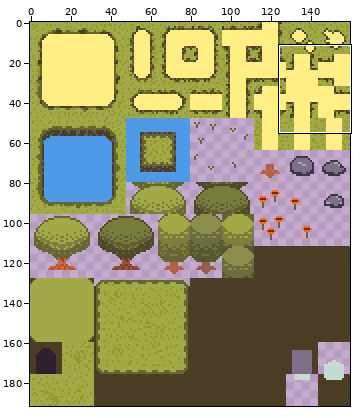
Two versions of one sprite sheet, Assets/Act1/TileMaps/ForestTileSetAct1.png. Above: a wide view before the commit, with the close-up outlined.
Close-up. Earlier state:
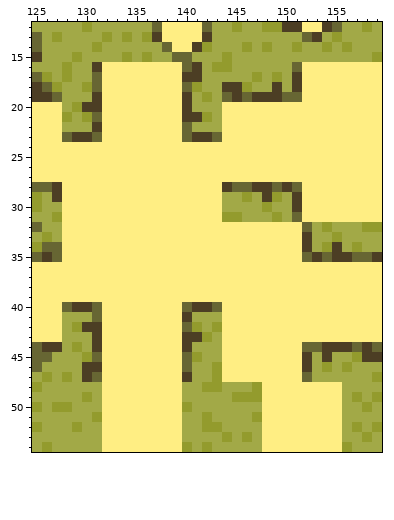
The file is 160x192 pixels. Shown: x 125..159, y 12..54.
New version:
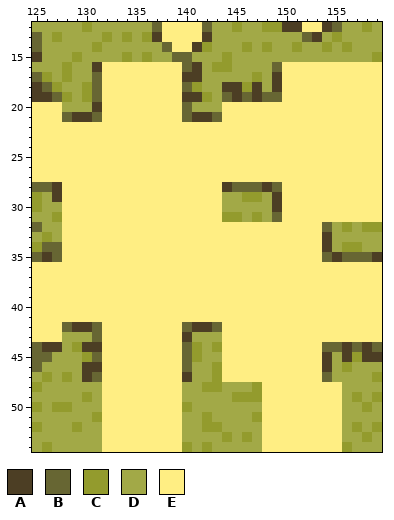
Palette (. is transparent): A #4c3e24  B #676633  C #939b2d  D #a2a947  E #ffee83
Diff:
Colour C gives way to colour A in row 17 at x 149; in row 21 at x 130 and 142; in row 29 at x 149; in row 34 at x 154; in row 42 at x 129 and 141; in row 46 at x 154.
Colour D gives way to colour A in row 18 at x 147; in row 19 at x 141; in row 21 at x 129; in row 30 at x 149; in row 33 at x 154; in row 42 at x 142.
Colour D gives way to colour A in row 44 at x 130; in row 45 at x 156.
Colour A gives way to colour B in row 19 at x 131 and 148 to 149; in rows 20 to 21 at x 140; in row 28 at x 147; in row 35 at x 156; in rows 42 to 43 at x 131; in row 44 at x 140 and 154 to 155.
Colour C gives way to colour B in row 21 at x 128; in row 31 at x 149; in row 32 at x 154; in row 42 at x 143.
Colour D gives way to colour B in row 16 at x 149; in row 21 at x 143; in row 42 at x 128; in row 47 at x 154.
Colour D gives way to colour C in row 19 at x 128 and 130; in row 29 at x 147; in row 31 at x 147; in row 32 at x 156; in row 34 at x 156; in row 44 at x 141 and 143.
Colour A gives way to colour D in row 20 at x 130; in row 29 at x 148; in row 34 at x 155; in row 43 at x 141.
Colour C gives way to colour D in row 20 at x 129; in row 30 at x 148; in row 33 at x 155; in row 43 at x 142.
Colour A gives way to colour E in rows 17 to 18 at x 151; in row 22 at x 131; in row 23 at x 129 to 130 and 141 to 142; in row 28 at x 150; in rows 29 to 30 at x 151; in rows 33 to 34 at x 152.
Colour A gives way to colour E in row 35 at x 153; in row 40 at x 129 to 130 and 141 to 142; in row 41 at x 140; in rows 45 to 46 at x 152.
Colour B gives way to colour E in row 16 at x 151; in row 19 at x 150 to 151; in row 22 at x 140; in row 23 at x 128, 131, 140 and 143; in row 28 at x 151; in row 31 at x 151.
Colour B gives way to colour E in row 32 at x 152; in row 35 at x 152; in row 40 at x 128, 131, 140 and 143; in row 41 at x 131; in row 44 at x 152 to 153; in row 47 at x 152.
Colour D gives way to colour E in rows 16 to 18 at x 150; in row 22 at x 128 to 130 and 141 to 143; in rows 29 to 31 at x 150; in rows 32 to 34 at x 153; in row 41 at x 128 to 130 and 141 to 143; in rows 45 to 47 at x 153.
